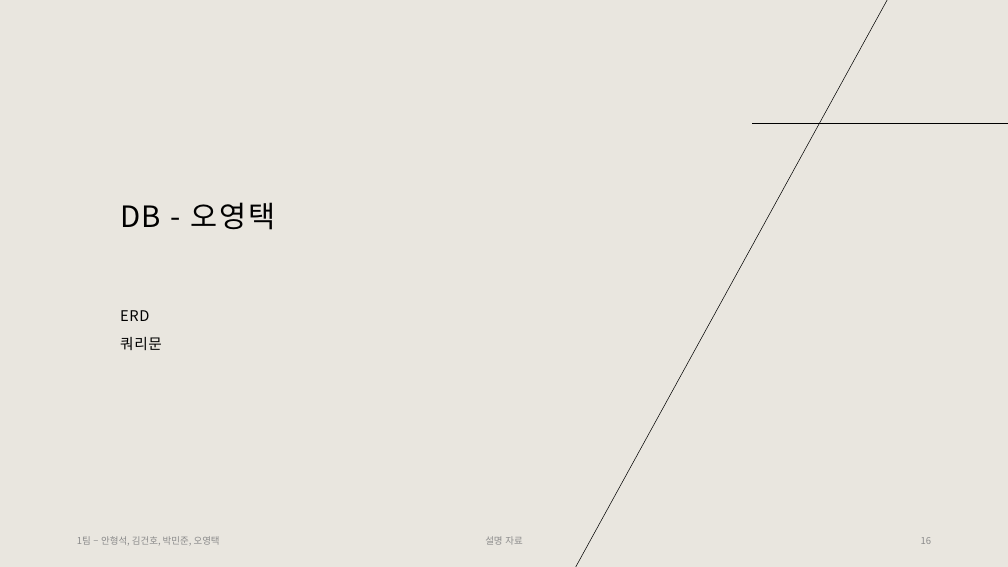
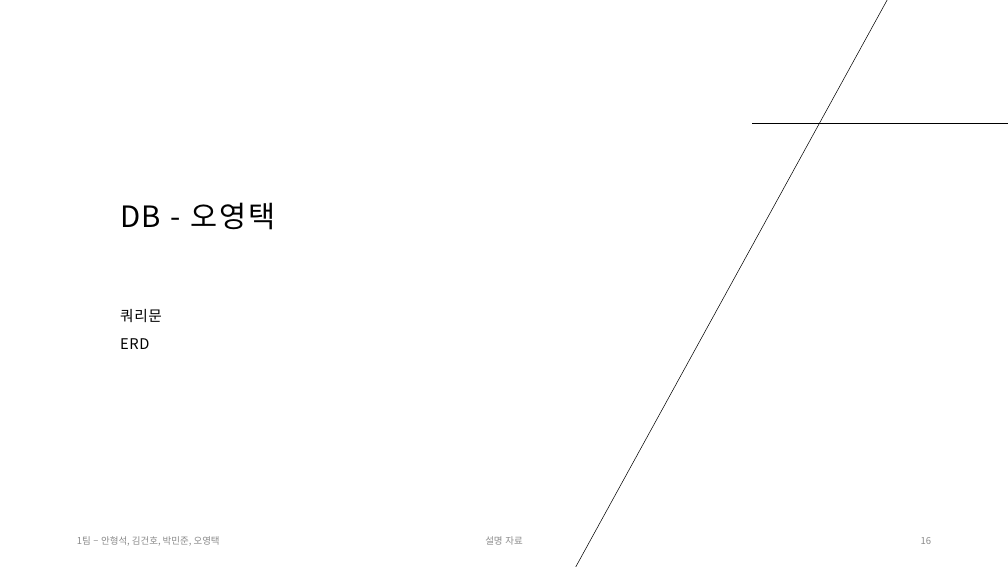
Before and after one commit to Tentailsahri/DT_FINAL_Project, a slide deck: slide 16 of 문서/시나리오에 따른 공정 시뮬레이션 발표 - 오영택.pptx. Drawn at 1008x567 pixels with LibreOffice and Linux fonts; fonts in the diff are those of the drawing. Boxes give left, top, right and bottom in pixels: in the first picture for what was removed or moved away, otherwise in the second. Text is boxed around its words. In the diff, an @@ line names an element or a change of style, - is before the commit and + after.

Commit message:
오영택ppt추가

```diff
--- a/문서/시나리오에 따른 공정 시뮬레이션 발표 - 오영택.pptx
+++ b/문서/시나리오에 따른 공정 시뮬레이션 발표 - 오영택.pptx
@@ background #E9E6DF to #FFFFFF @@
@@ text at (120,309,162,322): paragraph added @@
+쿼리문
@@ text at (120,337,162,350): paragraph removed @@
-쿼리문
```
Also in this commit, not shown: 2 other slides changed, 2 slides added.
